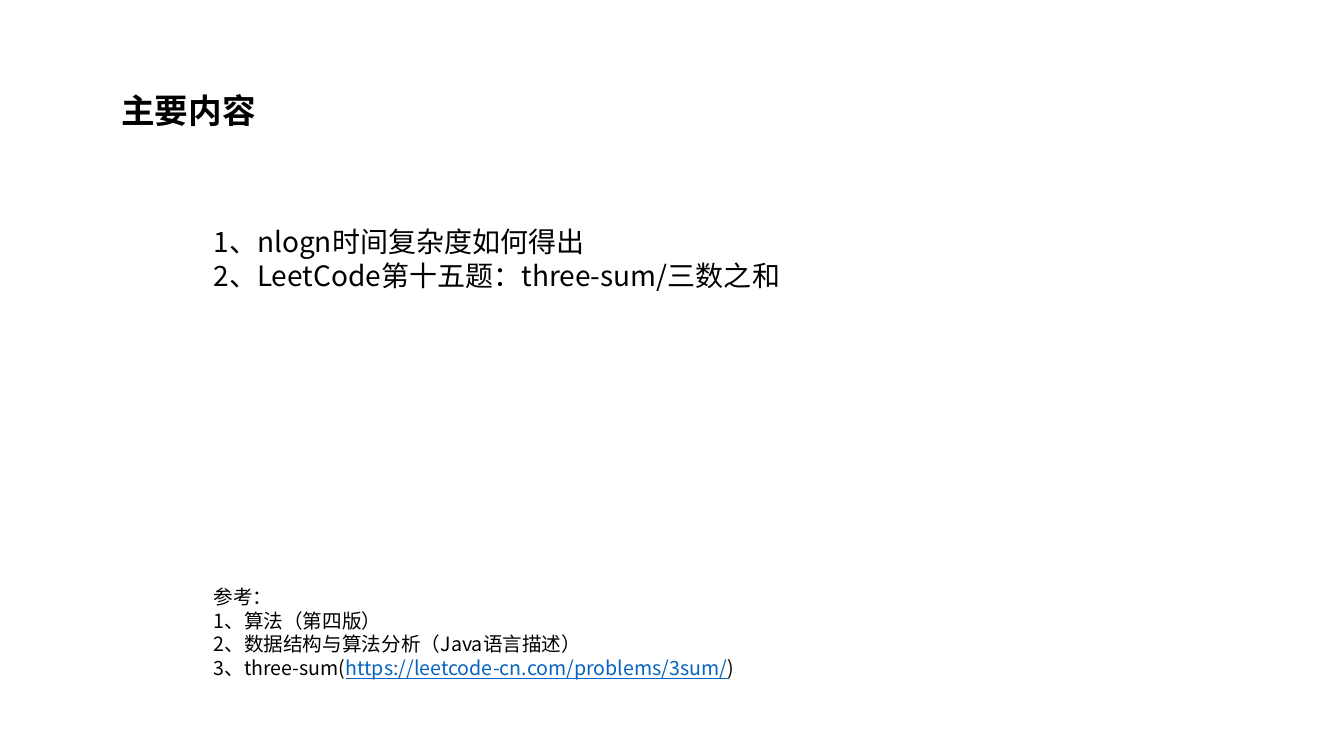
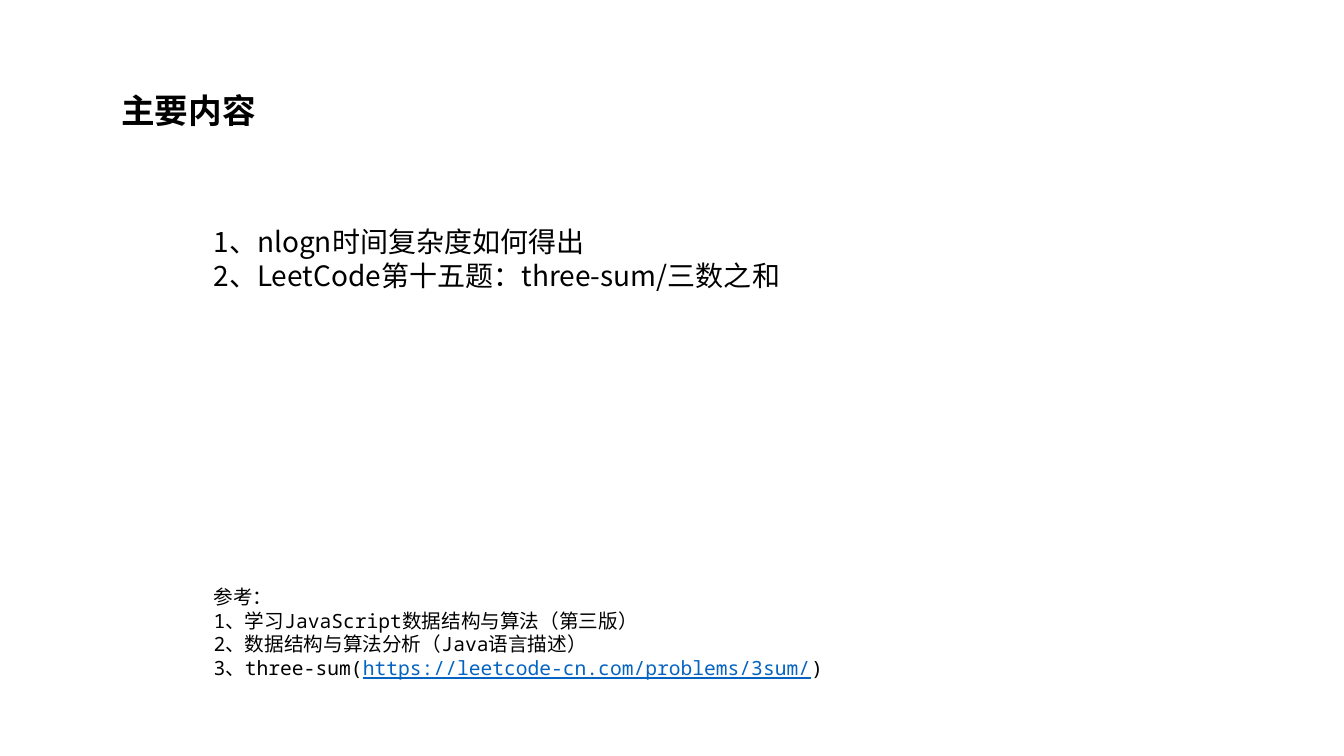
Before and after one commit to hemingqiao/algorithms, a slide deck: slide 1 of miao/LC15-three-sum(时间复杂度简介2).pptx. Drawn at 1344x756 pixels with LibreOffice and Linux fonts; fonts in the diff are those of the drawing. Boxes give left, top, right and bottom in pixels: in the first picture for what was removed or moved away, otherwise in the second. Text is boxed around its words. In the diff, an @@ line names an element or a change of style, - is before the commit and + after.

```diff
--- a/miao/LC15-three-sum(时间复杂度简介2).pptx
+++ b/miao/LC15-three-sum(时间复杂度简介2).pptx
@@ text at (x1=214, y1=587, x2=823, y2=680): font Noto Sans CJK SC to Noto Sans Mono in "参考：", "2、数据结构与算法分析（Java语言描述）", "3、three-sum(https://leetcode-cn.com/problems/3sum/)" @@
@@ text at (x1=214, y1=611, x2=638, y2=633): text changed; font Noto Sans CJK SC to Noto Sans Mono @@
-1、算法（第四版）
+1、学习JavaScript数据结构与算法（第三版）
```
Also in this commit, not shown: 2 other slides changed, 2 slides added.
